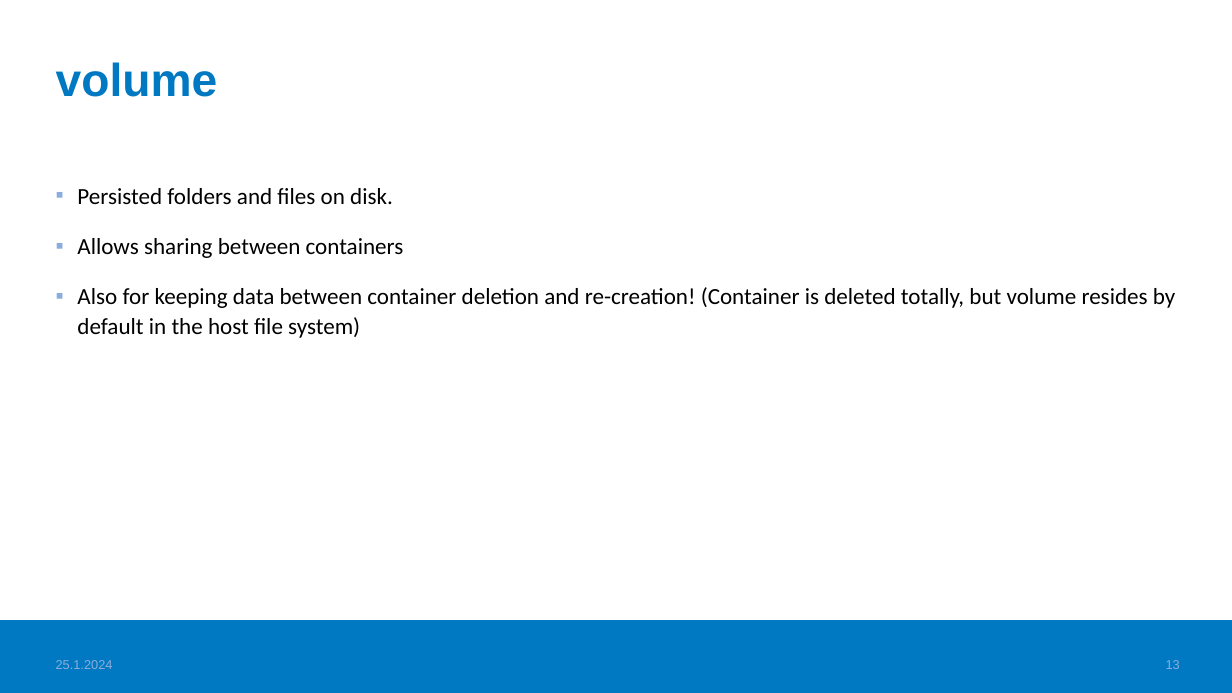
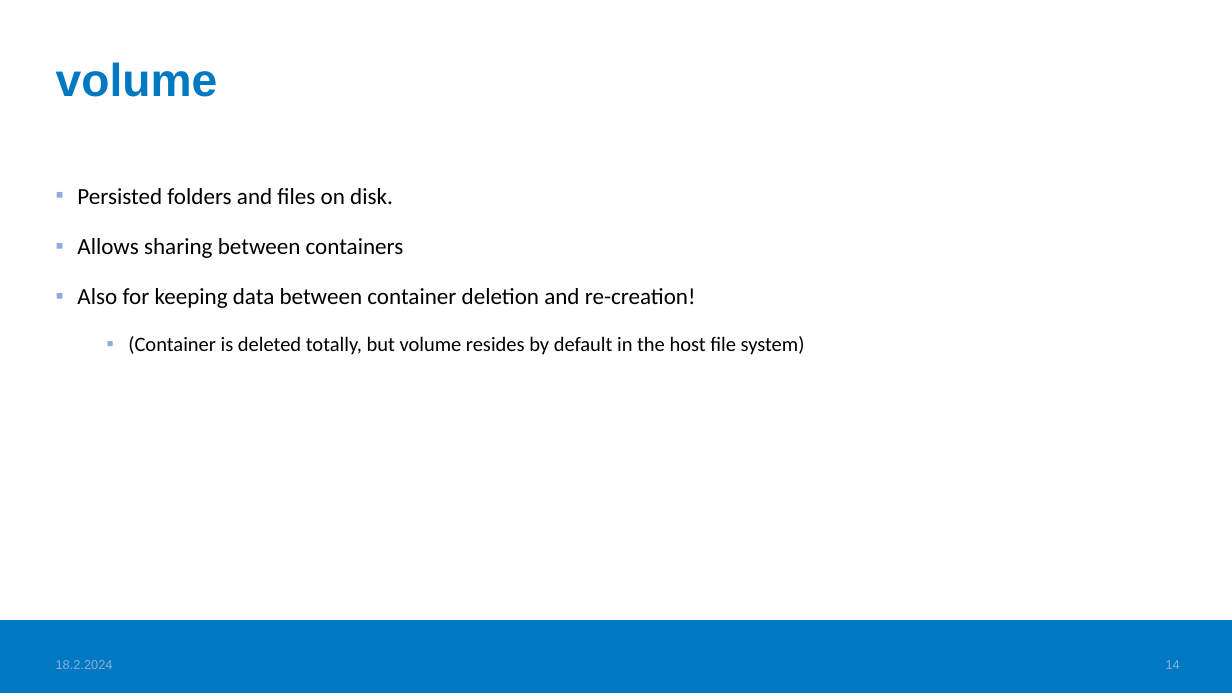
Before and after one commit to haagahelia/ohke-teknologiat, a slide deck: slide 14 of 01_docker/DockerConceptsAndVocabulary.pptx (slide 13 before the commit). Drawn at 1232x693 pixels with LibreOffice and Linux fonts; fonts in the diff are those of the drawing; background and template pictures are left out. Boxes give left, top, right and bottom in pixels: in the first picture for what was removed or moved away, otherwise in the second. Text is boxed around its words. In the diff, an @@ line names an element or a change of style, - is before the commit and + after.

```diff
--- a/01_docker/DockerConceptsAndVocabulary.pptx
+++ b/01_docker/DockerConceptsAndVocabulary.pptx
@@ text at (x1=77, y1=288, x2=805, y2=355): text changed; size 18 to 16 pt @@
-▪ Also for keeping data between container deletion and re-creation! (Container is deleted totally, but volume resides by default in the host file system)
+▪ Also for keeping data between container deletion and re-creation!
+  ▪ (Container is deleted totally, but volume resides by default in the host file system)
@@ text at (x1=56, y1=660, x2=113, y2=669): text changed @@
-25.1.2024
+18.2.2024
@@ page number at (x1=1166, y1=660, x2=1180, y2=669): text changed @@
-13
+14
```
Also in this commit, not shown: 16 other slides changed, 1 slide added, 3 other files.
